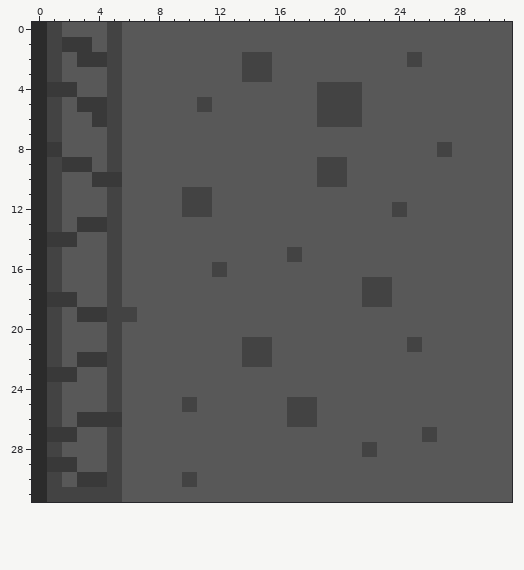
One commit to this pixel-art sprite: resources/side.png. Above, as it was before the edit.
The file is 512x512 pixels, drawn in blocks of 16x16; one block is one cell here. Colours within 5 levels of each other are drawn and written as one.
The result:
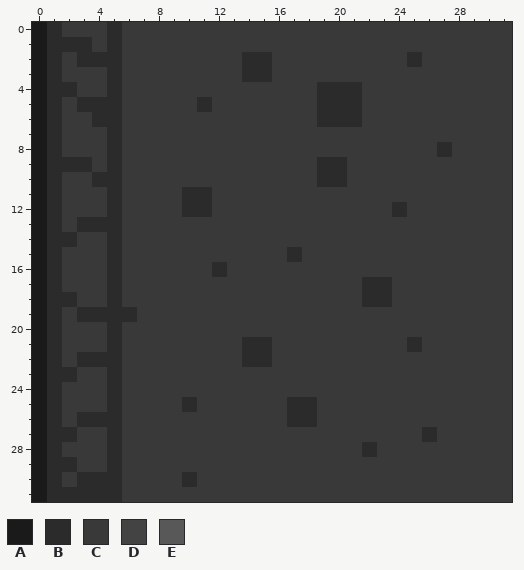
Palette (. is transparent): A #1a1a1a  B #2b2b2b  C #393939  D #434343  E #585858
Change:
Changed rows in their new state; - is an unchanged pixel.
first column x 0:
 0 ABCCCBCCCCCCCCCCCCCCCCCCCCCCCCCC
 1 ABBBCBCCCCCCCCCCCCCCCCCCCCCCCCCC
 2 ABCBBBCCCCCCCCBBCCCCCCCCCBCCCCCC
 3 ABCCCBCCCCCCCCBBCCCCCCCCCCCCCCCC
 4 ABBCCBCCCCCCCCCCCCCBBBCCCCCCCCCC
 5 ABCBBBCCCCCBCCCCCCCBBBCCCCCCCCCC
 6 ABCCBBCCCCCCCCCCCCCBBBCCCCCCCCCC
 7 ABCCCBCCCCCCCCCCCCCCCCCCCCCCCCCC
 8 ABCCCBCCCCCCCCCCCCCCCCCCCCCBCCCC
 9 ABBBCBCCCCCCCCCCCCCBBCCCCCCCCCCC
10 ABCCBBCCCCCCCCCCCCCBBCCCCCCCCCCC
11 ABCCCBCCCCBBCCCCCCCCCCCCCCCCCCCC
12 ABCCCBCCCCBBCCCCCCCCCCCCBCCCCCCC
13 ABCBBBCCCCCCCCCCCCCCCCCCCCCCCCCC
14 ABBCCBCCCCCCCCCCCCCCCCCCCCCCCCCC
15 ABCCCBCCCCCCCCCCCBCCCCCCCCCCCCCC
16 ABCCCBCCCCCCBCCCCCCCCCCCCCCCCCCC
17 ABCCCBCCCCCCCCCCCCCCCCBBCCCCCCCC
18 ABBCCBCCCCCCCCCCCCCCCCBBCCCCCCCC
19 ABCBBBBCCCCCCCCCCCCCCCCCCCCCCCCC
20 ABCCCBCCCCCCCCCCCCCCCCCCCCCCCCCC
21 ABCCCBCCCCCCCCBBCCCCCCCCCBCCCCCC
22 ABCBBBCCCCCCCCBBCCCCCCCCCCCCCCCC
23 ABBCCBCCCCCCCCCCCCCCCCCCCCCCCCCC
24 ABCCCBCCCCCCCCCCCCCCCCCCCCCCCCCC
25 ABCCCBCCCCBCCCCCCBBCCCCCCCCCCCCC
26 ABCBBBCCCCCCCCCCCBBCCCCCCCCCCCCC
27 ABBCCBCCCCCCCCCCCCCCCCCCCCBCCCCC
28 ABCCCBCCCCCCCCCCCCCCCCBCCCCCCCCC
29 ABBCCBCCCCCCCCCCCCCCCCCCCCCCCCCC
30 ABCBBBCCCCBCCCCCCCCCCCCCCCCCCCCC
31 ABBBBBCCCCCCCCCCCCCCCCCCCCCCCCCC
Boxes around the changes in both pictures, in picture pixels (x1, y1, x2, y2):
changed: (32, 22, 512, 502)
